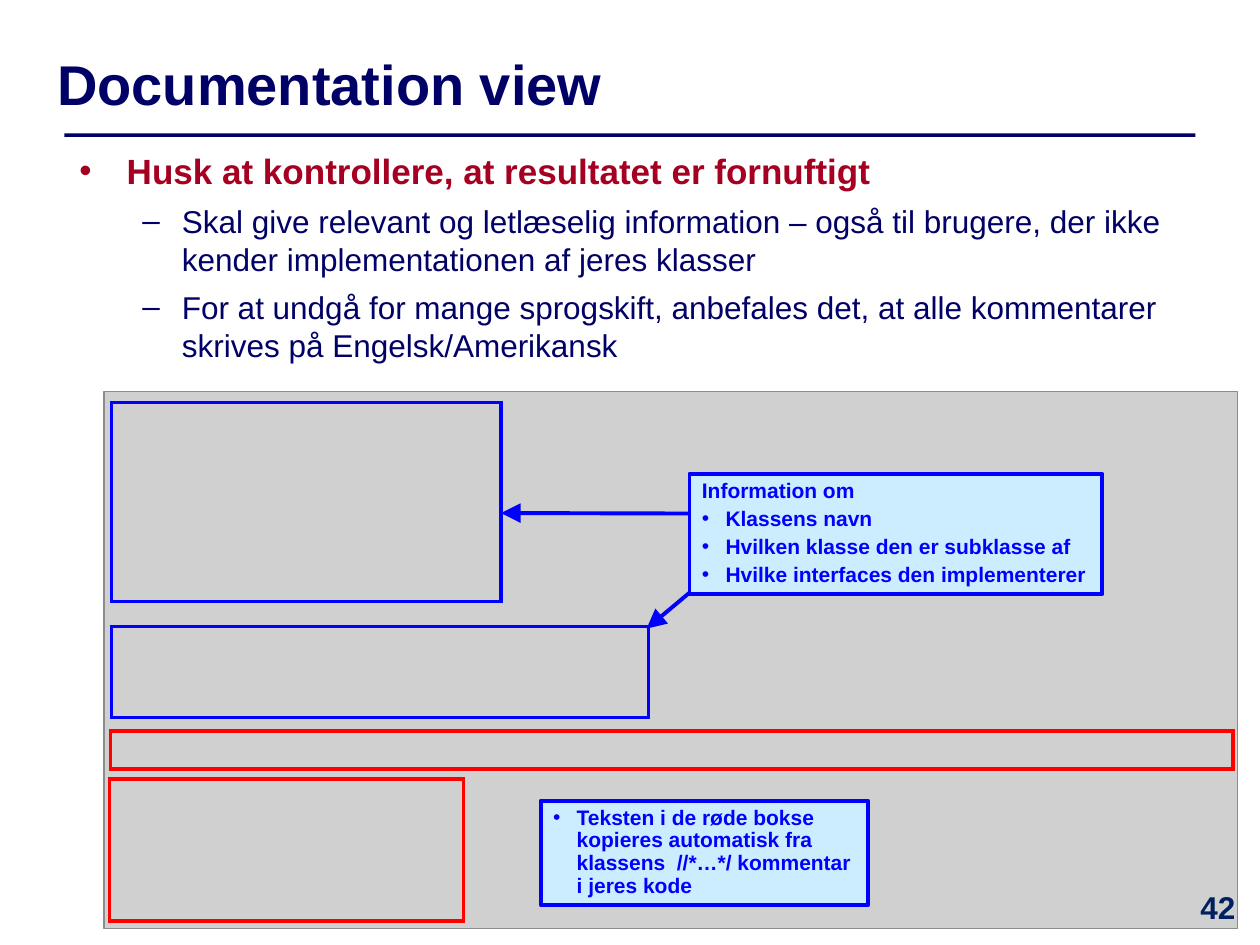
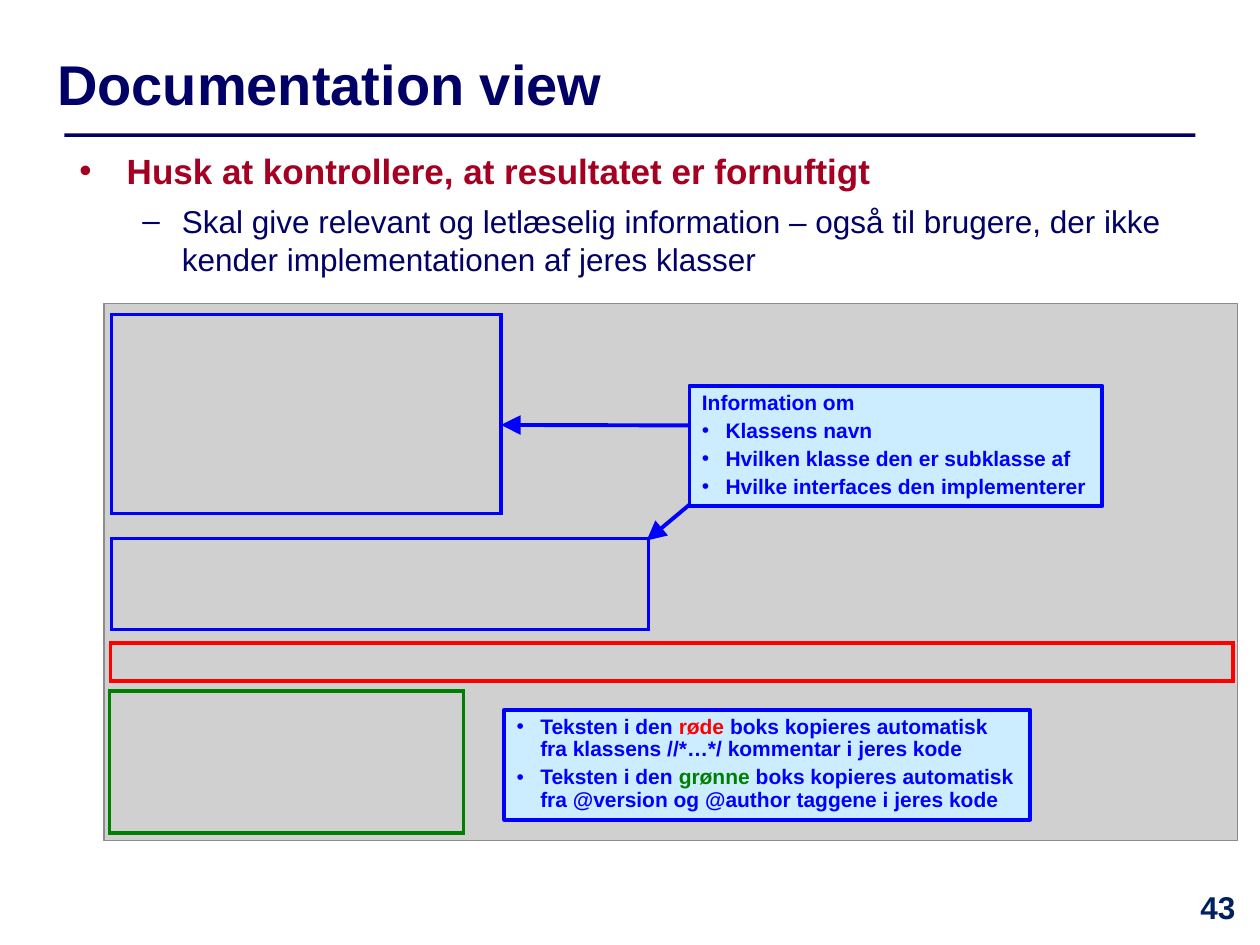
Before and after one commit to IntProgAU/Materiale, a slide deck: slide 43 of web/e21/uge_11/Slides-Uge11.pptx (slide 42 before the commit). Drawn at 1260x945 pixels with LibreOffice and Linux fonts; fonts in the diff are those of the drawing; grey boxes stand for pictures. Boxes give left, top, right and bottom in pixels: in the first picture for what was removed or moved away, otherwise in the second. Text is boxed around its words. In the diff, an @@ line names an element or a change of style, - is before the commit and + after.

```diff
--- a/web/e21/uge_11/Slides-Uge11.pptx
+++ b/web/e21/uge_11/Slides-Uge11.pptx
@@ text at <box>182,294,1156,363</box>: paragraph removed @@
-  – For at undgå for mange sprogskift, anbefales det, at alle kommentarer skrives på Engelsk/Amerikansk
@@ arrow moved from (689, 592) - (646, 629) to (689, 505) - (646, 541) @@
@@ 5 rectangles, 1 picture, 1 arrow: place and size @@
-5 rectangles, 1 picture, 1 arrow at <box>105,392,1237,929</box>
+5 rectangles, 1 picture, 1 arrow at <box>105,304,1237,840</box>
@@ rectangle at <box>110,690,464,833</box>: outline #FF0000 2 pt to #008000 2 pt @@
@@ rectangle "Teksten i den røde boks ...": place and size @@
-rectangle "Teksten i den røde boks ..." at <box>541,800,868,905</box>
+rectangle "Teksten i den røde boks ..." at <box>504,709,1029,819</box>
@@ text in rectangle at <box>540,718,1014,812</box>: text changed @@
-• Teksten i de røde bokse kopieres automatisk fra klassens //*…*/ kommentar i jeres kode
+• Teksten i den røde boks kopieres automatisk fra klassens //*…*/ kommentar i jeres kode
+• Teksten i den grønne boks kopieres automatisk fra @version og @author taggene i jeres kode
@@ page number at <box>1200,897,1235,920</box>: text changed @@
-42
+43
```
Also in this commit, not shown: 17 other slides changed, 1 other file.
